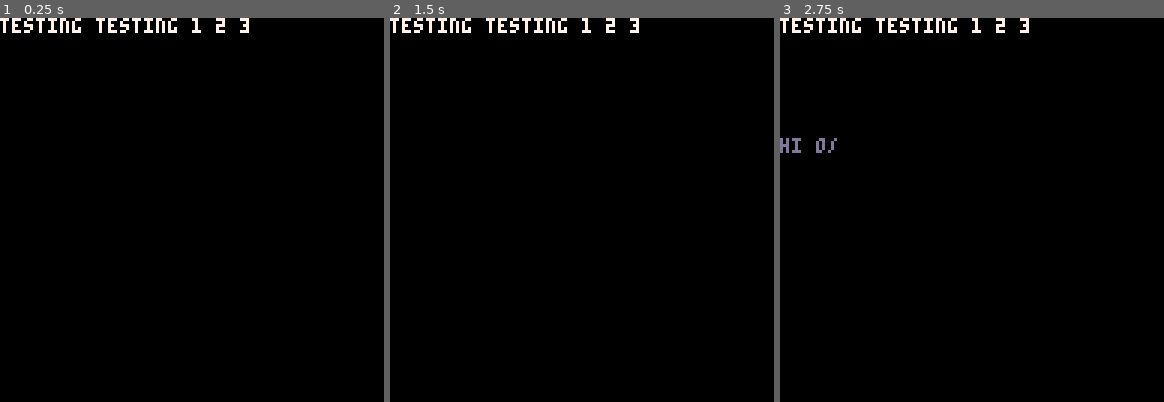
Above: before the commit, frames 1-3 (left to right).
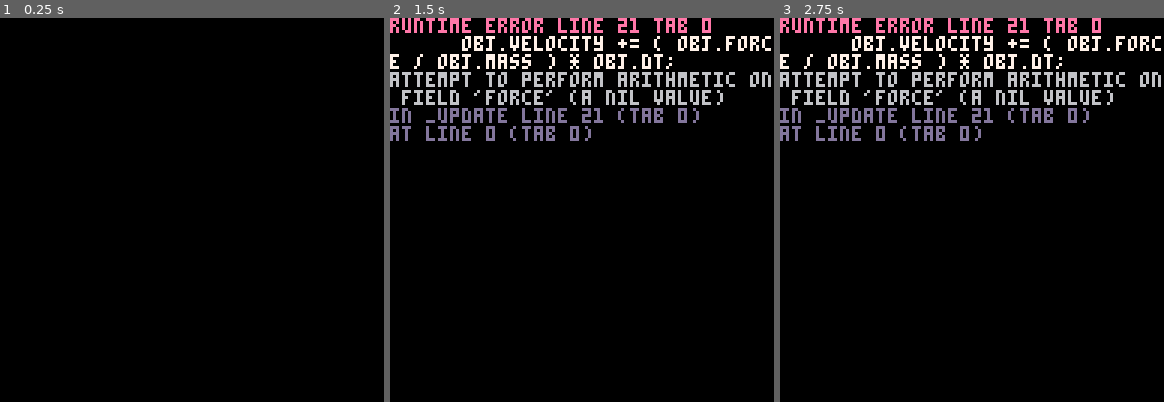
Above: after the commit, the same moments.

Repository: broquaint/pico8-carts
Game: PICO-8 cartridge scratch.p8
The game is run twice, just before and just after one commit, with the same random seed, the same clock (stepped at 60 frames per second) and the same inputs.
Inputs:
- Up to frame 1 (0.25 s): no input
- Up to frame 2 (1.5 s): tap X (X key) at 0.33, 1.07 s
- Up to frame 3 (2.75 s): tap X (X key) at 1.85 s

The runs differ from the first frame. In frame 1, 0.9% of the frame differs, in the area x 0-65%, y 0-4%; in frame 2, 8.4%; in frame 3, 8.6%, in the area x 0-100%, y 0-36%.
Error after the commit: runtime error line 21 tab 0; obj.velocity += ( obj.force / obj.mass ) * obj.dt;; attempt to perform arithmetic on field 'force' (a nil value)

Commit message:
Add another unnecessary bg effect
Gives the impression of seeing further. Maybe useful later for cute
effects. Also an excuse to reduce some of the repetition when creating
objects.

Diff:
--- a/racer.p8
+++ b/racer.p8
@@ -46,24 +46,29 @@
 
    scene = {
       -- Trees
-      { spr = tree_spr, at = { 64, 85 } },
-      { spr = tree_spr, at = { 160, 85 } },
-      { spr = tree_spr, at = { 220, 85 } },
+      make_bg_spr(tree_spr, { 64, 85 }),
+      make_bg_spr(tree_spr, { 160, 85 }),
+      make_bg_spr(tree_spr, { 220, 85 }),
       -- Shrub
-      { spr = spr_shrub, at = { 32, 95 } },
-      { spr = spr_shrub, at = { 96, 95 } },
-      { spr = spr_shrub, at = { 130, 95 } },
+      make_bg_spr(spr_shrub, { 32, 95 }),
+      make_bg_spr(spr_shrub, { 96, 95 }),
+      make_bg_spr(spr_shrub, { 130, 95 }),
    }
 
    ramps = {
-      { angle = 30, length = 45, at = { 100, g_racing_line } },
-      { angle = 50, length = 40, at = { 255, g_racing_line } },
+      make_ramp({ angle = 30, length = 45 }, { 100, g_racing_line }),
+      make_ramp({ angle = 50, length = 40 }, { 255, g_racing_line }),
    }
 
    boosters = {
       { length = 16, boost = 1.5, at = { 50, g_racing_line } }
    }
 end
+
+function make_obj(pos, attr) return merge({ at = pos, orig_at = copy_table(pos) }, attr) end
+
+function make_bg_spr(spr, at) return make_obj(at, { spr = spr }) end
+function make_ramp(attr, at) return make_obj(at, attr) end
 
 function track_car()
    while #car.past > 50 do
@@ -200,8 +205,8 @@
    if last_obj.at[1] < 120 then
       local new_x   = 150 + randx(50)
       local new_obj = randx(2) == 1
-         and { spr = spr_tree,  at = { new_x, 85 } }
-         or  { spr = spr_shrub, at = { new_x, 95 } }
+         and make_bg_spr(spr_tree, { new_x, 85 })
+         or  make_bg_spr(spr_shrub, { new_x, 95 })
       add(scene, new_obj)
    end
 end
@@ -224,9 +229,14 @@
    end
 end
 
+function horizon_offset(y)
+   return y - (0.1 * (g_car_line - car.y))
+end
+
 function update_scene()
    for obj in all(scene) do
       obj.at[1] += -car.speed
+      obj.at[2] = horizon_offset(obj.orig_at[2])
    end
 
    populate_future_scene()
@@ -314,7 +323,7 @@
 function _draw()
    cls(silver)
 
-   rectfill(0, 100, 128, 105, violet)
+   rectfill(0, horizon_offset(100), 128, 105, violet)
    rectfill(0, 105, 128, 128, navy)
 
    draw_scene()
@@ -366,6 +375,11 @@
       end
    end
    return ret
+end
+
+function merge(t1,t2)
+   for k,v in pairs(t2) do t1[k] = v end
+   return t1
 end
 
 -- Random index.
--- a/scratch.p8
+++ b/scratch.p8
@@ -2,78 +2,92 @@
 version 30
 __lua__
 
-delays = {}
-function delay(f, n)
-   local started = t()
-   local co
-   co = cocreate(function()
-         while (t() - started) < n do
-            yield()
-         end
+function make_obj()
+   return {
+      at = t(),
+      dt = 1/30,
 
-         f()
-         for idx, v in pairs(delays) do
-            if v == co then
-               deli(delays, idx)
-               break
-            end
-         end
-   end)
-   add(delays, co)
+      velocity = 0.0,
+      position = 0.0,
+      force = 20.0,
+      mass = 1.0,
+   }
 end
 
-flashes = {}
--- Momentary display
-function flash(f, n)
-   local started = t()
-   local co
-   co = cocreate(function()
-         while (t() - started) < n do
-            f()
-            yield()
-         end
+objs = {}
+function _update()
+   if btnp(5) then
+      add(objs, make_obj())
+   end
 
-         for idx, v in pairs(flashes) do
-            if v == co then
-               deli(flashes, idx)
-               break
-            end
-         end
-   end)
-   add(flashes, co)
-end
-
-function run_coroutines()
-   for co in all(delays) do
-      coresume(co)
+   for obj in all(objs) do
+      obj.velocity += ( obj.force / obj.mass ) * obj.dt;
+      obj.position += obj.velocity * obj.dt;
+      -- t += dt;
    end
-   for co in all(flashes) do
-      coresume(co)
-   end
-end
-
-function _update()
 end
 
 function _draw()
    cls()
-   print('testing testing 1 2 3', 0, 0, 7)
-   run_coroutines()
+   for obj in all(objs) do
+      line(60, obj.position, 68, obj.position, 12)
+   end
 end
 
+function make_obj(at, attr)
+   return merge({ at = at, orig_at = copy_table(at) }, attr)
+end
+
+function merge(t1,t2) for k,v in pairs(t2) do t1[k] = v end return t1 end
+
 function _init()
-   delay(
-      function()
-         print('flashing for 3 ...', 0, 20, 11)
-         flash(
-            function()
-               print('hi o/', 0, 40, 13)
-            end,
-            3
-         )
-      end,
-      2
-   )
+   printh('made an object: ' .. dumper(make_obj({33,66}, { foo = 'bar', now = t() })))
+end
+
+function dumper(...)
+   local res = ''
+   for v in all({...}) do
+      if type(v) == 'table' then
+         res = res .. tbl_to_str(v)
+      elseif type(v) == 'number' then
+         res = res .. ( v % 1 == 0 and v or nice_pos(v) )
+      else
+         res = res .. tostr(v)
+      end
+   end
+   return res
+end
+
+function tbl_to_str(a)
+   local res = '{'
+   for k, v in pairs(a) do
+      local lhs = type(k) != 'number' and k .. ' => ' or ''
+      res = res .. lhs .. dumper(v) .. ', '
+   end
+   return sub(res, 0, #res - 2) .. "}"
+end
+
+function copy_table(tbl)
+   local ret = {}
+   for i,v in pairs(tbl) do
+      if(type(v) == 'table') then
+         ret[i] = copy_table(v)
+      else
+         ret[i] = v
+      end
+   end
+   return ret
+end
+
+function nice_pos(inms)
+   local sec = flr(inms)
+   local ms  = flr(inms * 100 % 100)
+   if(ms == 0) then
+      ms = '00'
+   elseif(ms < 10) then
+      ms = '0' .. ms
+   end
+   return sec .. '.' .. ms
 end
 
 -- Glyphs when using glyph in the PICO-8 editor.
